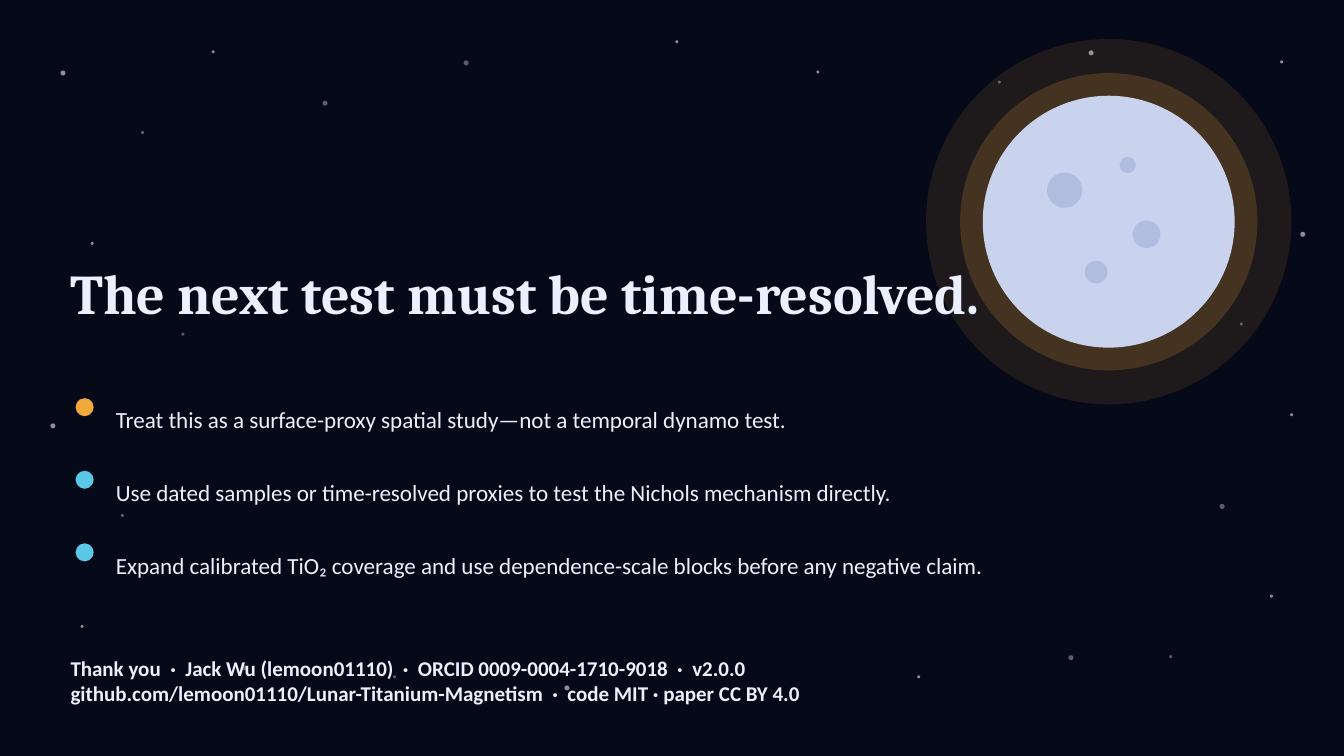
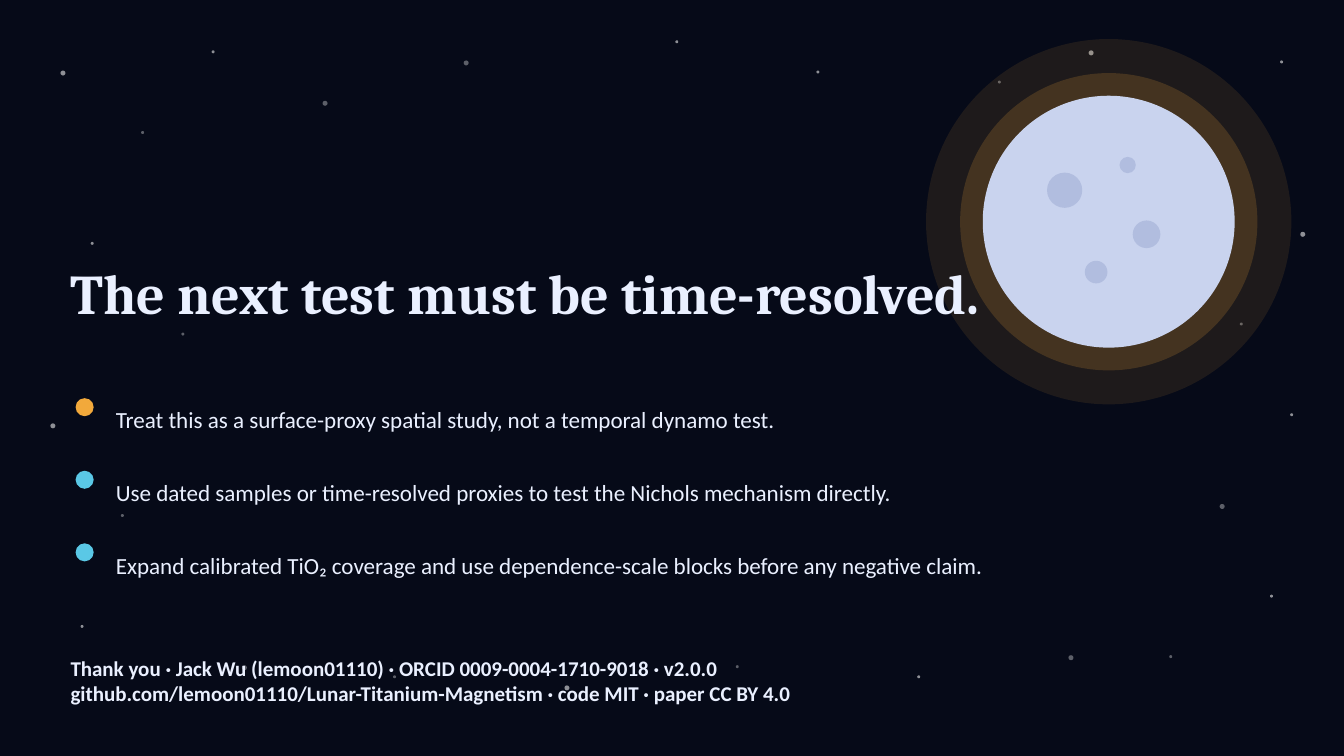
Before and after one commit to lemoon01110/Lunar-Titanium-Magnetism, a slide deck: slide 12 of Paper-and-Pitch/Pitch.pptx. Drawn at 1344x756 pixels with LibreOffice and Linux fonts; fonts in the diff are those of the drawing. Boxes give left, top, right and bottom in pixels: in the first picture for what was removed or moved away, otherwise in the second. Text is boxed around its words. In the diff, an @@ line names an element or a change of style, - is before the commit and + after.

```diff
--- a/Paper-and-Pitch/Pitch.pptx
+++ b/Paper-and-Pitch/Pitch.pptx
@@ text at (116,412,774,432): text changed @@
-Treat this as a surface-proxy spatial study—not a temporal dynamo test.
+Treat this as a surface-proxy spatial study, not a temporal dynamo test.
@@ text "Thank you · Jack Wu ..." rewrapped from (71,660,800,705) to (71,660,790,705) @@
```
Also in this commit, not shown: 9 other slides changed, 14 other files.
